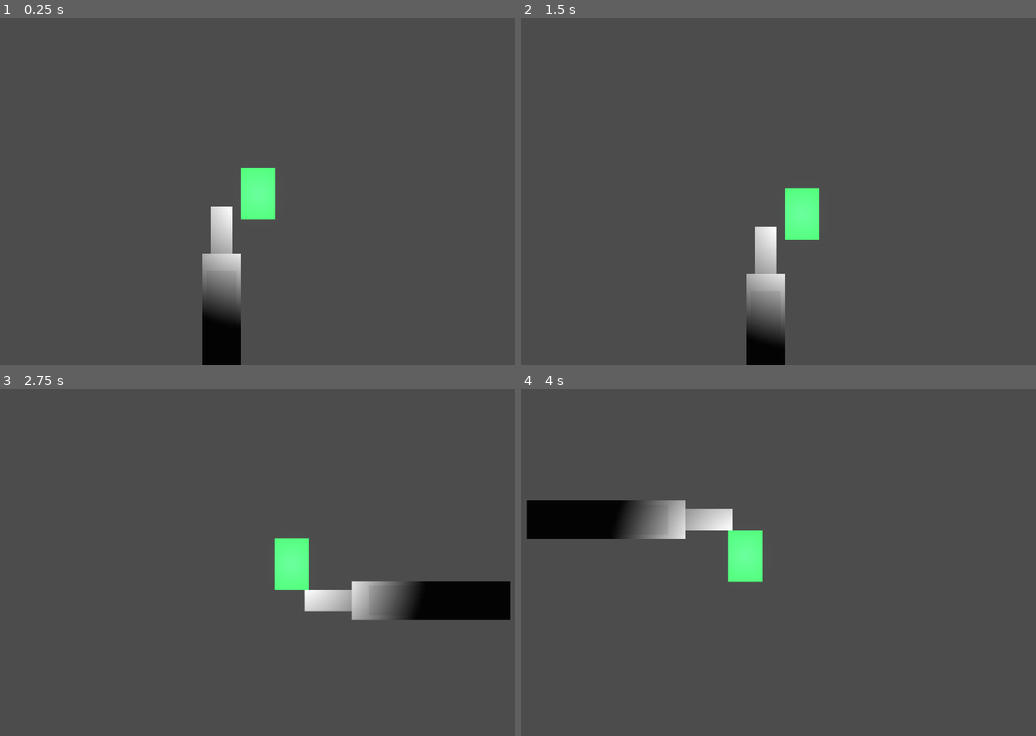
Above: before the commit, frames 1-4 (two rows, left to right).
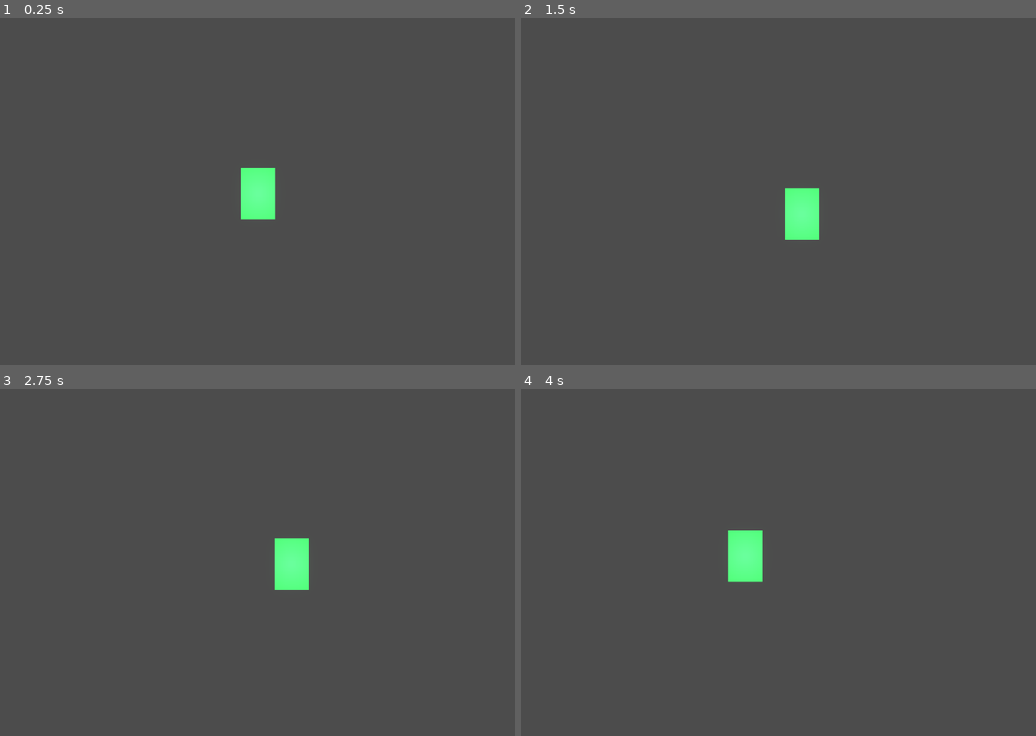
Above: after the commit, the same moments.

Repository: WMsans/top-down-rogue
Game: Godot game, scene res://scenes/main.tscn
Two runs of this game, one before a commit and one after it. Both use one fixed random seed, a clock stepped at 60 frames per second and the inputs below.
Inputs (mouse positions are in pixels of both pictures, inside the frame that each line leads up to):
- Up to frame 1 (0.25 s): no input
- Up to frame 2 (1.5 s): tap Enter at 0.5 s; move the mouse to (912, 174) at 0.52 s; hold D 0.53-1.28 s; tap Z at 0.6 s; click (912, 174) at 0.67 s; tap Space at 1.25 s; move the mouse to (654, 208) at 1.27 s; hold S from 1.28 s (still down); tap X at 1.35 s
- Up to frame 3 (2.75 s): move the mouse to (319, 486) at 2.02 s; release S at 2.03 s; hold D from 2.03 s (still down); tap C at 2.1 s
- Up to frame 4 (4 s): move the mouse to (747, 631) at 2.77 s; release D at 2.78 s; hold W 2.78-3.53 s; tap Z at 2.85 s; click (747, 631) at 2.92 s; move the mouse to (963, 614) at 3.52 s; hold A from 3.53 s (still down); tap X at 3.6 s

The runs differ from the first frame. In frame 1, 2.6% of the frame differs, in the area x 39-47%, y 54-100%; in frame 2, 2.2%; in frame 3, 3.6%; in frame 4, 3.6%, in the area x 1-42%, y 32-44%.
Error in both runs: Cannot call method 'shader_create_from_spirv' on a null value. (res://src/core/world_manager.gd:97)

Commit message:
refactor(player): remove static WeaponVisual (now created by WeaponManager)

Diff:
--- a/scenes/player.tscn
+++ b/scenes/player.tscn
@@ -2,7 +2,6 @@
 
 [ext_resource type="Script" uid="uid://hixog1elal7b" path="res://src/player/player_controller.gd" id="1"]
 [ext_resource type="Script" path="res://src/weapons/weapon_manager.gd" id="weapon_manager"]
-[ext_resource type="PackedScene" path="res://scenes/weapon_visual.tscn" id="weapon_visual"]
 
 [sub_resource type="RectangleShape2D" id="1"]
 size = Vector2(8, 12)
@@ -44,5 +43,3 @@
 
 [node name="WeaponManager" type="Node" parent="."]
 script = ExtResource("weapon_manager")
-
-[node name="WeaponVisual" parent="." instance=ExtResource("weapon_visual")]
Not shown: 1 places in scenes/weapon_visual.tscn that only renumber resources
